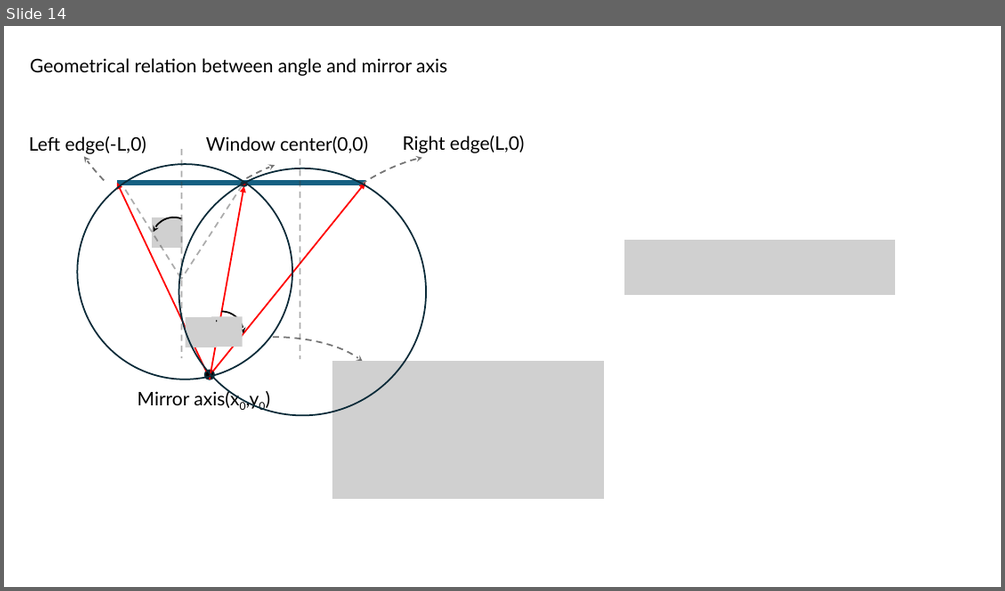
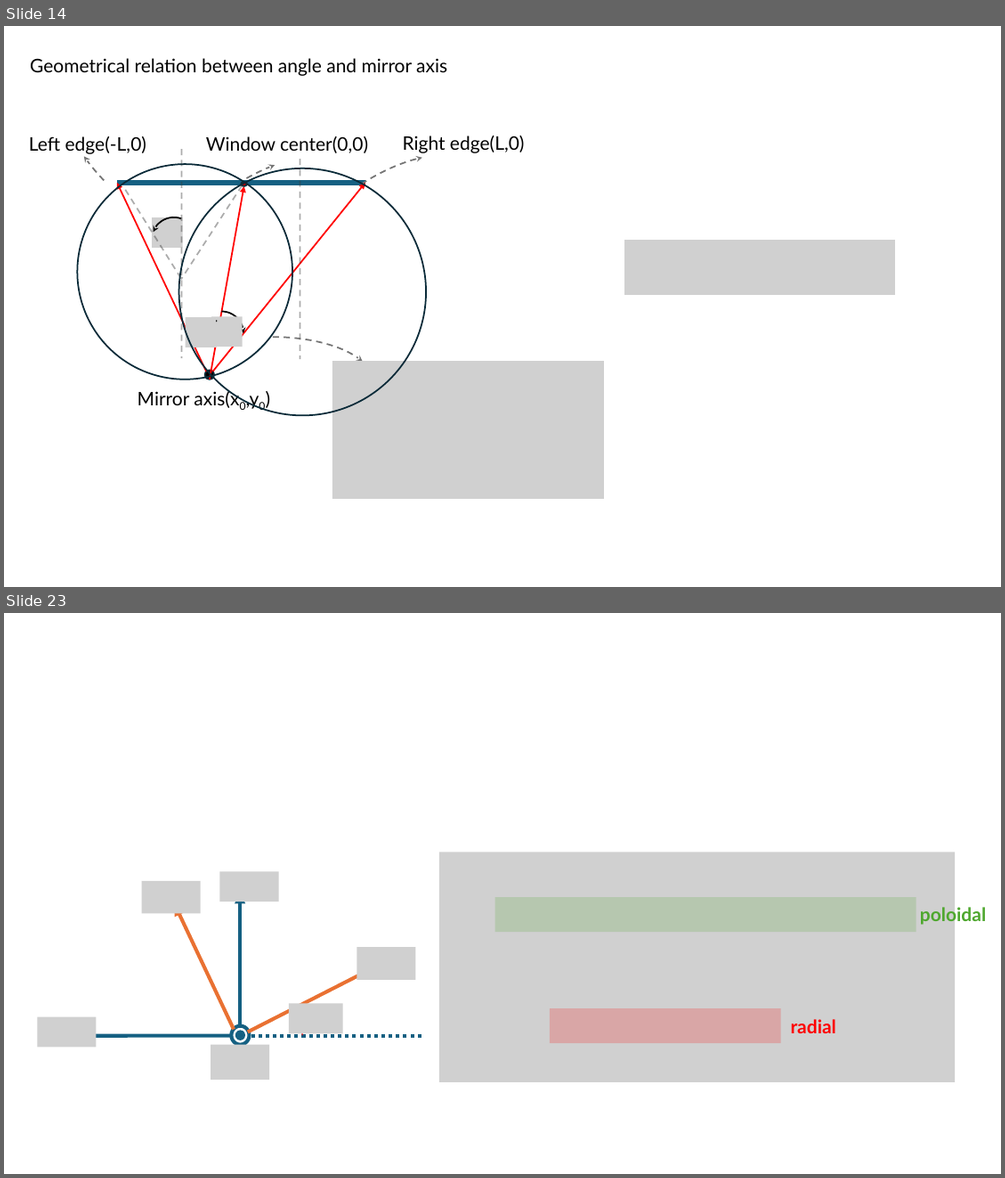
Before and after one commit to USTC-star/computer_share, a slide deck: NSTX-U High-k Scattering receiver optical calculation and calibration.pptx. Shown one above the other, each under a label of ours: slide 14 before the commit, slides 14 and 23 after it; the slides between them are not shown. The pictures are 1005x591 and 1005x1178 pixels, drawn with LibreOffice and Linux fonts; fonts in the diff are those of the drawing; grey boxes stand for pictures. Boxes give left, top, right and bottom in pixels: in the first picture for what was removed or moved away, otherwise in the second. Text is boxed around its words. In the diff, an @@ line names an element or a change of style, - is before the commit and + after.

```diff
--- a/NSTX-U High-k Scattering receiver optical calculation and calibration.pptx
+++ b/NSTX-U High-k Scattering receiver optical calculation and calibration.pptx
@@ slide 23 added at [4,613,1001,1174], background #FFFFFF @@
@@ picture added at [439,852,955,1082] @@
@@ rectangle added at [495,897,916,933], fill #4EA72E at 20% opacity @@
@@ text added at [920,905,986,925], 18 pt, text #4EA72E, bold @@
+poloidal
@@ group added at [37,872,421,1103]: 6 pictures, 4 arrows, 2 ellipses, 1 line, 1 arc (boxed as its full ellipse) @@
@@ rectangle added at [550,1008,781,1044], fill #FF0000 at 20% opacity @@
@@ text added at [791,1019,836,1033], 18 pt, text #FF0000, bold @@
+radial
```
Also in this commit, not shown: 9 other slides added, 4 other files.
